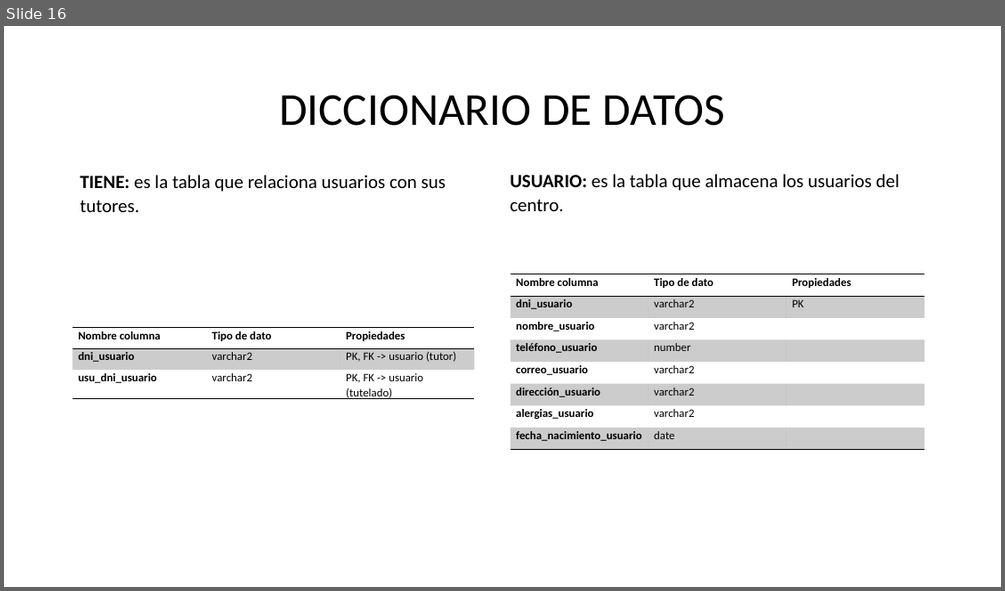
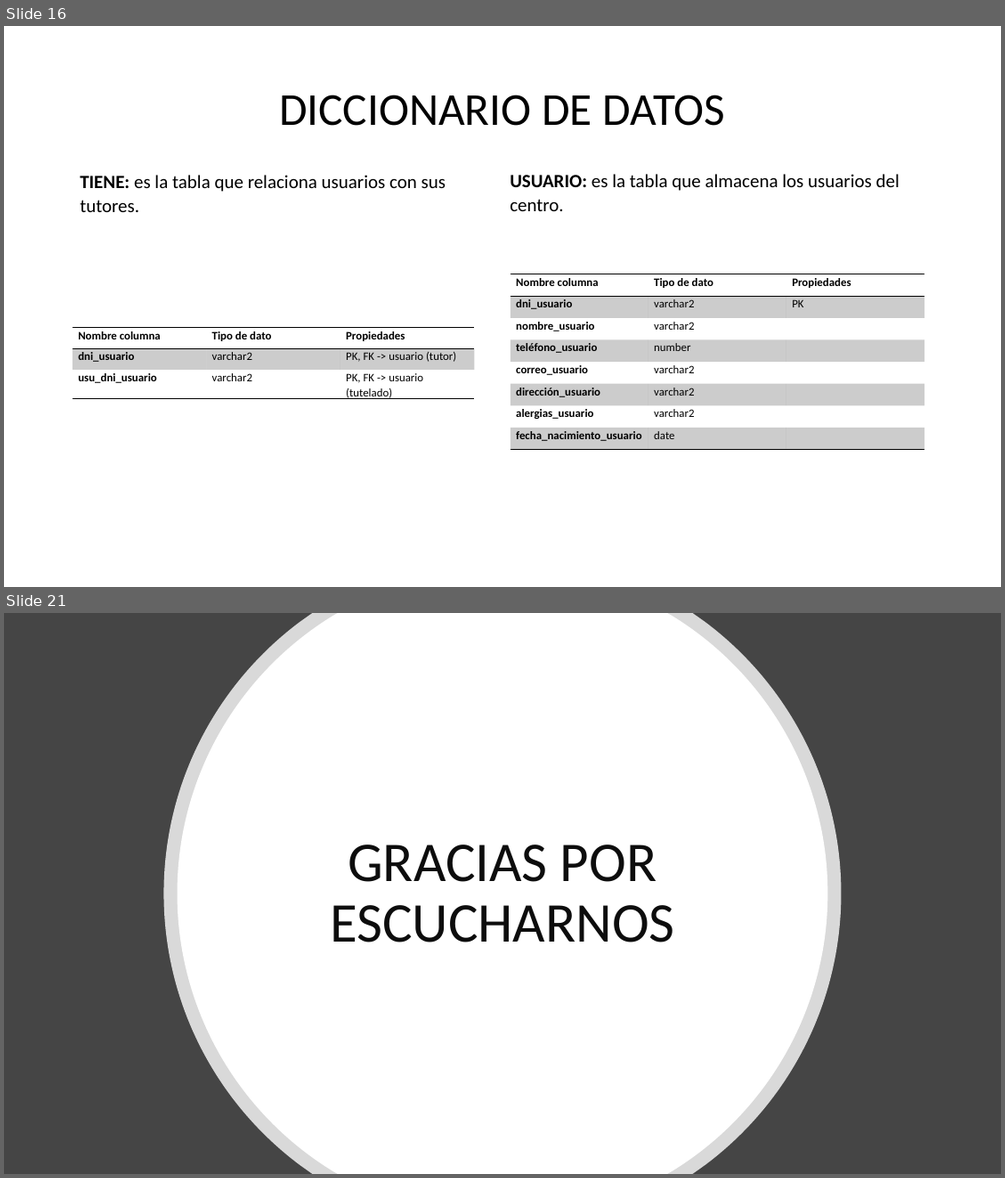
Before and after one commit to maraloeDev/Proyecto-de-Bases-de-Datos, a slide deck: Docs/Finales/Defensa proyecto intermodular.pptx. Shown one above the other, each under a label of ours: slide 16 before the commit, slides 16 and 21 after it; the slides between them are not shown. The pictures are 1005x591 and 1005x1178 pixels, drawn with LibreOffice and Linux fonts; fonts in the diff are those of the drawing. Boxes give left, top, right and bottom in pixels: in the first picture for what was removed or moved away, otherwise in the second. Text is boxed around its words. In the diff, an @@ line names an element or a change of style, - is before the commit and + after.

```diff
--- a/Docs/Finales/Defensa proyecto intermodular.pptx
+++ b/Docs/Finales/Defensa proyecto intermodular.pptx
@@ slide 21 added at box(4, 613, 1001, 1174), background #454545 @@
@@ freeform shape added at box(164, 613, 841, 1174), fill #FFFFFF at 80% opacity @@
@@ freeform shape added at box(178, 613, 828, 1174), fill #FFFFFF @@
@@ title added at box(330, 844, 675, 942), 54 pt, text #0D0D0D @@
+GRACIAS POR ESCUCHARNOS
```
Also in this commit, not shown: 14 slides changed, 5 other files.
